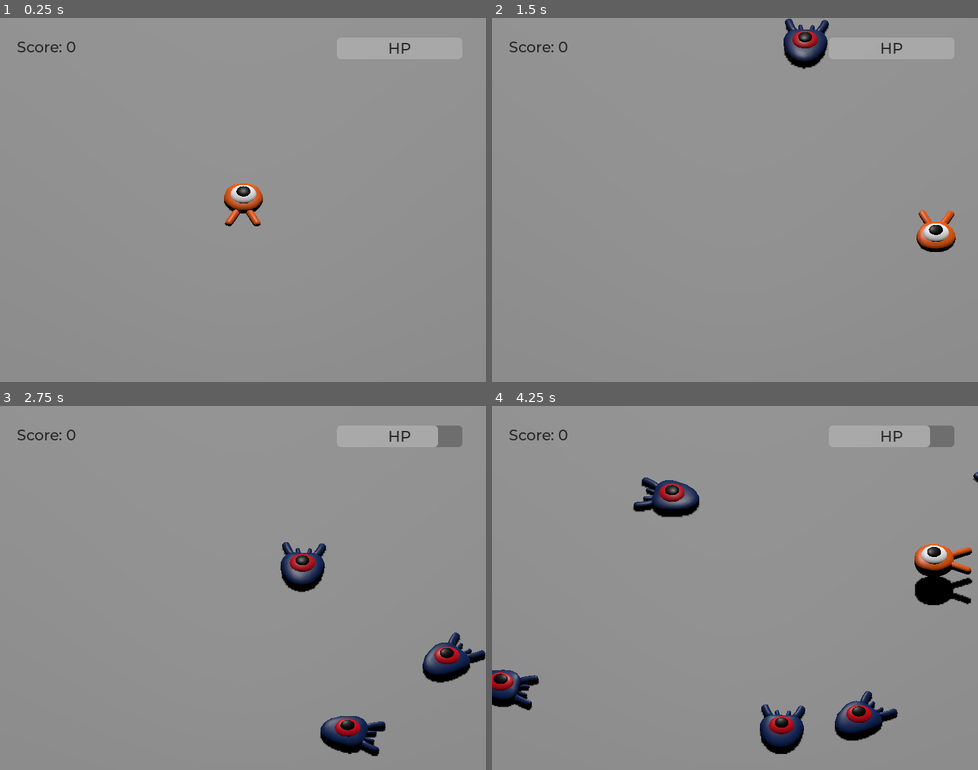
Above: before the commit, frames 1-4 (two rows, left to right).
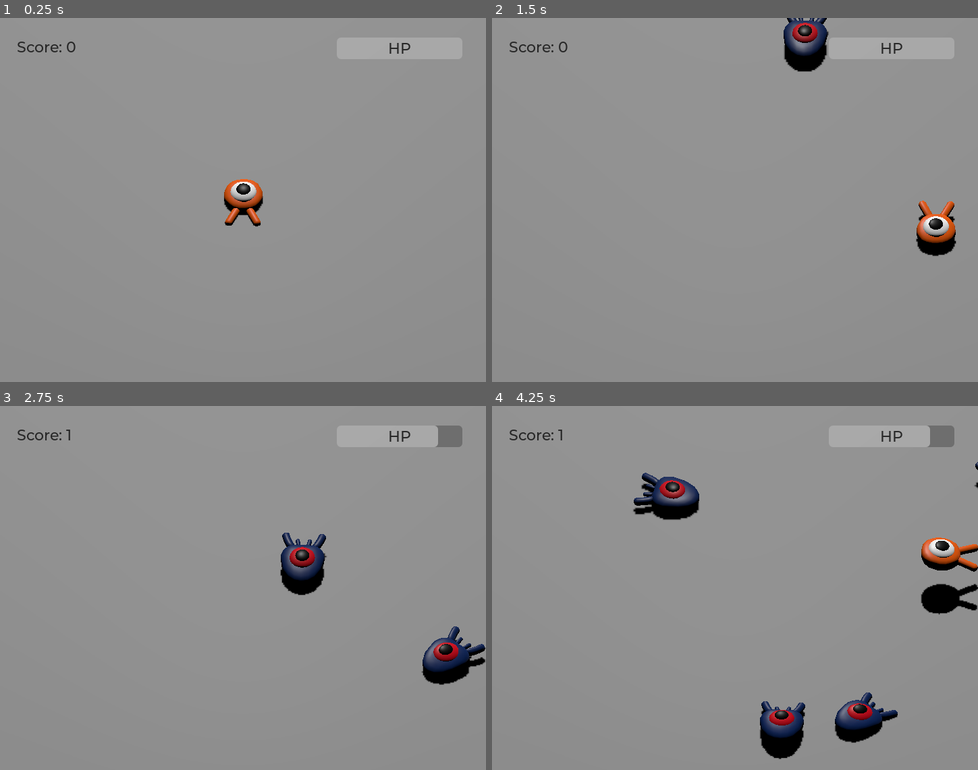
Above: after the commit, the same moments.

Repository: BettiFei/SuI2-02-SquashTheCreeps
Game: Godot game, scene res://Scenes/main.tscn
The game is run twice, just before and just after one commit, with the same random seed, the same clock (stepped at 60 frames per second) and the same inputs.
Inputs:
- Up to frame 1 (0.25 s): no input
- Up to frame 2 (1.5 s): tap Enter (ui_accept) at 0.5, 1.35 s; hold Right (move_right) 0.53-1.28 s; hold Enter (ui_accept) 0.53-1.28 s; tap Space (jump) at 0.77 s; hold Down (move_back) from 1.28 s (still down)
- Up to frame 3 (2.75 s): tap Space (jump) at 1.52 s; release Down (move_back) at 2.03 s; hold Right (move_right) from 2.03 s (still down); hold Enter (ui_accept) from 2.03 s (still down)
- Up to frame 4 (4.25 s): release Right (move_right) at 2.78 s; release Enter (ui_accept) at 2.78 s; hold Up (move_forward) 2.78-3.53 s; tap Enter (ui_accept) at 2.85 s; tap Space (jump) at 3.02, 3.77 s; hold Left (move_left) from 3.53 s (still down); hold Enter (ui_accept) from 3.53 s (still down)

The runs differ from the first frame. In frame 1, 0.6% of the frame differs, in the area x 46-55%, y 44-58%; in frame 2, 1.8%; in frame 3, 2.9%; in frame 4, 4.6%, in the area x 0-100%, y 6-98%.

Commit message:
Animations added

Diff:
--- a/Scenes/mob.tscn
+++ b/Scenes/mob.tscn
@@ -1,10 +1,44 @@
-[gd_scene load_steps=4 format=3 uid="uid://br5qbqubc18cx"]
+[gd_scene load_steps=6 format=3 uid="uid://br5qbqubc18cx"]
 
 [ext_resource type="PackedScene" uid="uid://bicorb7we351t" path="res://Assets/art/mob.glb" id="1_h5js2"]
 [ext_resource type="Script" uid="uid://cncrsmf44d1uw" path="res://Scripts/mob.gd" id="1_u8nqw"]
 
 [sub_resource type="BoxShape3D" id="BoxShape3D_u8nqw"]
 size = Vector3(2.4375, 0.66259766, 2.9155273)
+
+[sub_resource type="Animation" id="Animation_u8nqw"]
+resource_name = "float"
+length = 1.2
+loop_mode = 1
+tracks/0/type = "value"
+tracks/0/imported = false
+tracks/0/enabled = true
+tracks/0/path = NodePath("Pivot/Character:position")
+tracks/0/interp = 1
+tracks/0/loop_wrap = true
+tracks/0/keys = {
+"times": PackedFloat32Array(0.3, 0.7, 1.2),
+"transitions": PackedFloat32Array(0.4204482, 2.143547, 0.8408956),
+"update": 0,
+"values": [Vector3(0, 0, 0), Vector3(0, 0.65, 0), Vector3(0, 0.35, 0)]
+}
+tracks/1/type = "value"
+tracks/1/imported = false
+tracks/1/enabled = true
+tracks/1/path = NodePath("Pivot/Character:rotation")
+tracks/1/interp = 1
+tracks/1/loop_wrap = true
+tracks/1/keys = {
+"times": PackedFloat32Array(0.1, 0.5, 1.2),
+"transitions": PackedFloat32Array(0.4204482, 0.4204483, 0.8408956),
+"update": 0,
+"values": [Vector3(0, 0, 0), Vector3(0.13962634, 0, 0), Vector3(-0.15707964, 0, 0)]
+}
+
+[sub_resource type="AnimationLibrary" id="AnimationLibrary_b44se"]
+_data = {
+&"float": SubResource("Animation_u8nqw")
+}
 
 [node name="Mob" type="CharacterBody3D" groups=["mob"]]
 collision_layer = 2
@@ -16,6 +50,7 @@
 [node name="Pivot" type="Node3D" parent="."]
 
 [node name="Character" parent="Pivot" instance=ExtResource("1_h5js2")]
+transform = Transform3D(1, 0, 0, 0, 0.99274194, 0.120263875, 0, -0.120263875, 0.99274194, 0, 0.60333914, 0)
 
 [node name="CollisionShape3D" type="CollisionShape3D" parent="."]
 transform = Transform3D(1, 0, 0, 0, 1, 0, 0, 0, 1, 0.0126953125, 0.16870117, 0.042236328)
@@ -24,4 +59,10 @@
 [node name="VisibleOnScreenNotifier3D" type="VisibleOnScreenNotifier3D" parent="."]
 aabb = AABB(-1, -1, -2, 2, 2, 4)
 
+[node name="AnimationPlayer" type="AnimationPlayer" parent="."]
+libraries = {
+&"": SubResource("AnimationLibrary_b44se")
+}
+autoplay = "float"
+
 [connection signal="screen_exited" from="VisibleOnScreenNotifier3D" to="." method="_on_visible_on_screen_notifier_3d_screen_exited"]
--- a/Scenes/player.tscn
+++ b/Scenes/player.tscn
@@ -10,11 +10,74 @@
 height = 0.23994446
 radius = 1.2348633
 
+[sub_resource type="Animation" id="Animation_cvnsp"]
+resource_name = "float"
+length = 1.2
+loop_mode = 1
+tracks/0/type = "value"
+tracks/0/imported = false
+tracks/0/enabled = true
+tracks/0/path = NodePath("Pivot/Character:position")
+tracks/0/interp = 1
+tracks/0/loop_wrap = true
+tracks/0/keys = {
+"times": PackedFloat32Array(0.3, 0.7, 1.2),
+"transitions": PackedFloat32Array(0.4204482, 2.143547, 0.8408956),
+"update": 0,
+"values": [Vector3(0, 0, 0), Vector3(0, 0.65, 0), Vector3(0, 0.35, 0)]
+}
+tracks/1/type = "value"
+tracks/1/imported = false
+tracks/1/enabled = true
+tracks/1/path = NodePath("Pivot/Character:rotation")
+tracks/1/interp = 1
+tracks/1/loop_wrap = true
+tracks/1/keys = {
+"times": PackedFloat32Array(0.1, 0.5, 1.2),
+"transitions": PackedFloat32Array(0.4204482, 0.4204483, 0.8408956),
+"update": 0,
+"values": [Vector3(0, 0, 0), Vector3(0.13962634, 0, 0), Vector3(-0.15707964, 0, 0)]
+}
+
+[sub_resource type="Animation" id="Animation_6t5aa"]
+length = 0.001
+tracks/0/type = "value"
+tracks/0/imported = false
+tracks/0/enabled = true
+tracks/0/path = NodePath("Pivot/Character:position")
+tracks/0/interp = 1
+tracks/0/loop_wrap = true
+tracks/0/keys = {
+"times": PackedFloat32Array(0),
+"transitions": PackedFloat32Array(1),
+"update": 0,
+"values": [Vector3(0, 0, 0)]
+}
+tracks/1/type = "value"
+tracks/1/imported = false
+tracks/1/enabled = true
+tracks/1/path = NodePath("Pivot/Character:rotation")
+tracks/1/interp = 1
+tracks/1/loop_wrap = true
+tracks/1/keys = {
+"times": PackedFloat32Array(0),
+"transitions": PackedFloat32Array(1),
+"update": 0,
+"values": [Vector3(0, 0, 0)]
+}
+
+[sub_resource type="AnimationLibrary" id="AnimationLibrary_vgqql"]
+_data = {
+&"RESET": SubResource("Animation_6t5aa"),
+&"float": SubResource("Animation_cvnsp")
+}
+
 [node name="Player" type="CharacterBody3D"]
 collision_mask = 6
 script = ExtResource("1_cvnsp")
 
 [node name="Pivot" type="Node3D" parent="."]
+transform = Transform3D(1, 0, 0, 0, 1, 0, 0, 0, 1, 0, 0.18953204, 0)
 
 [node name="Character" parent="Pivot" instance=ExtResource("1_v0iea")]
 
@@ -31,4 +94,10 @@
 transform = Transform3D(1, 0, 0, 0, 1, 0, 0, 0, 1, 0, 0.42908478, 0)
 shape = SubResource("CylinderShape3D_cvnsp")
 
+[node name="AnimationPlayer" type="AnimationPlayer" parent="."]
+libraries = {
+&"": SubResource("AnimationLibrary_vgqql")
+}
+autoplay = "float"
+
 [connection signal="body_entered" from="MobDetector" to="." method="_on_mob_detector_body_entered"]
--- a/Scripts/mob.gd
+++ b/Scripts/mob.gd
@@ -20,6 +20,8 @@
 	# move velocity so that mob moves in the direction it is looking:
 	velocity = velocity.rotated(Vector3.UP, rotation.y)
 
+	$AnimationPlayer.speed_scale = random_speed / min_speed
+
 func _on_visible_on_screen_notifier_3d_screen_exited() -> void:
 	queue_free()
 
--- a/Scripts/player.gd
+++ b/Scripts/player.gd
@@ -28,6 +28,12 @@
 	if direction != Vector3.ZERO:
 		direction = direction.normalized()
 		$Pivot.basis = Basis.looking_at(direction)
+		if is_on_floor():
+			$AnimationPlayer.speed_scale = 4
+		elif not is_on_floor():
+			$AnimationPlayer.speed_scale = 0.5
+	else:
+		$AnimationPlayer.speed_scale = 1
 
 	# ground velocity:
 	target_velocity.x = direction.x * speed
@@ -55,7 +61,7 @@
 			var mob = collision.get_collider()
 			# if player hits mob from above, squash it & bounce off:
 			#print(Vector3.UP.dot(collision.get_normal()))
-			if Vector3.UP.dot(collision.get_normal()) > 0.6:
+			if Vector3.UP.dot(collision.get_normal()) > 0.5:
 				mob.squash()
 				target_velocity.y = bounce_impulse
 				# prevent further duplicate calls:
--- a/project.godot
+++ b/project.godot
@@ -30,6 +30,12 @@
 
 [input]
 
+ui_accept={
+"deadzone": 0.5,
+"events": [Object(InputEventKey,"resource_local_to_scene":false,"resource_name":"","device":0,"window_id":0,"alt_pressed":false,"shift_pressed":false,"ctrl_pressed":false,"meta_pressed":false,"pressed":false,"keycode":4194309,"physical_keycode":0,"key_label":0,"unicode":0,"location":0,"echo":false,"script":null)
+, Object(InputEventKey,"resource_local_to_scene":false,"resource_name":"","device":0,"window_id":0,"alt_pressed":false,"shift_pressed":false,"ctrl_pressed":false,"meta_pressed":false,"pressed":false,"keycode":4194310,"physical_keycode":0,"key_label":0,"unicode":0,"location":0,"echo":false,"script":null)
+]
+}
 move_left={
 "deadzone": 0.2,
 "events": [Object(InputEventKey,"resource_local_to_scene":false,"resource_name":"","device":-1,"window_id":0,"alt_press …(195 unchanged characters)…
Not shown: 1 places in Scenes/player.tscn that only renumber resources
